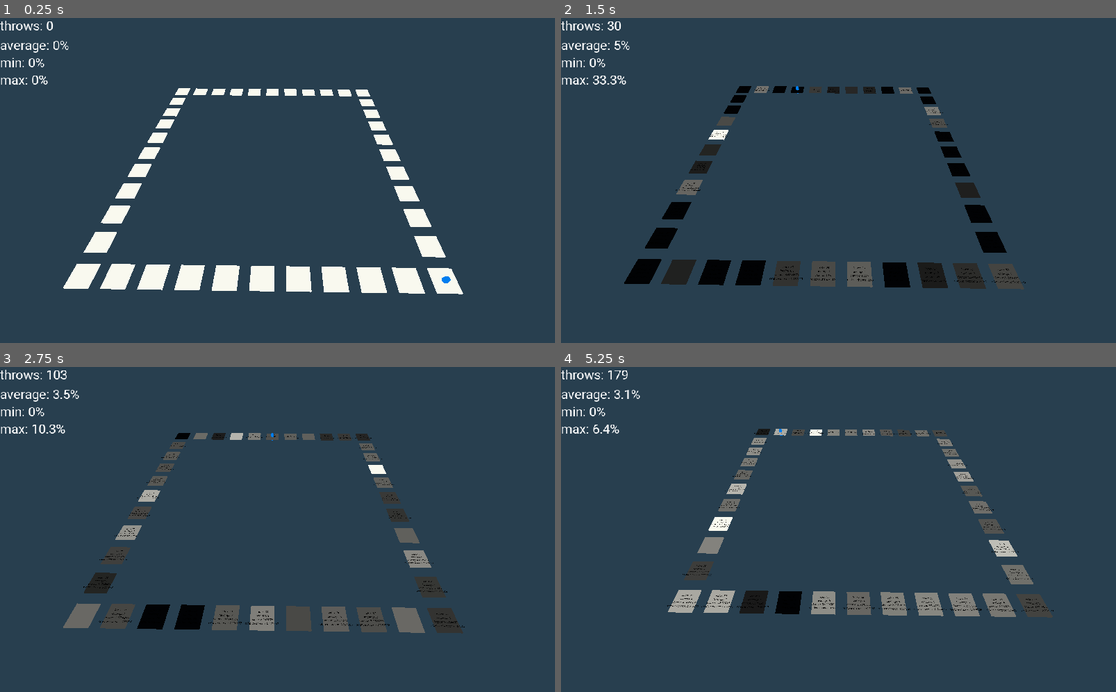
Above: before the commit, frames 1-4 (two rows, left to right).
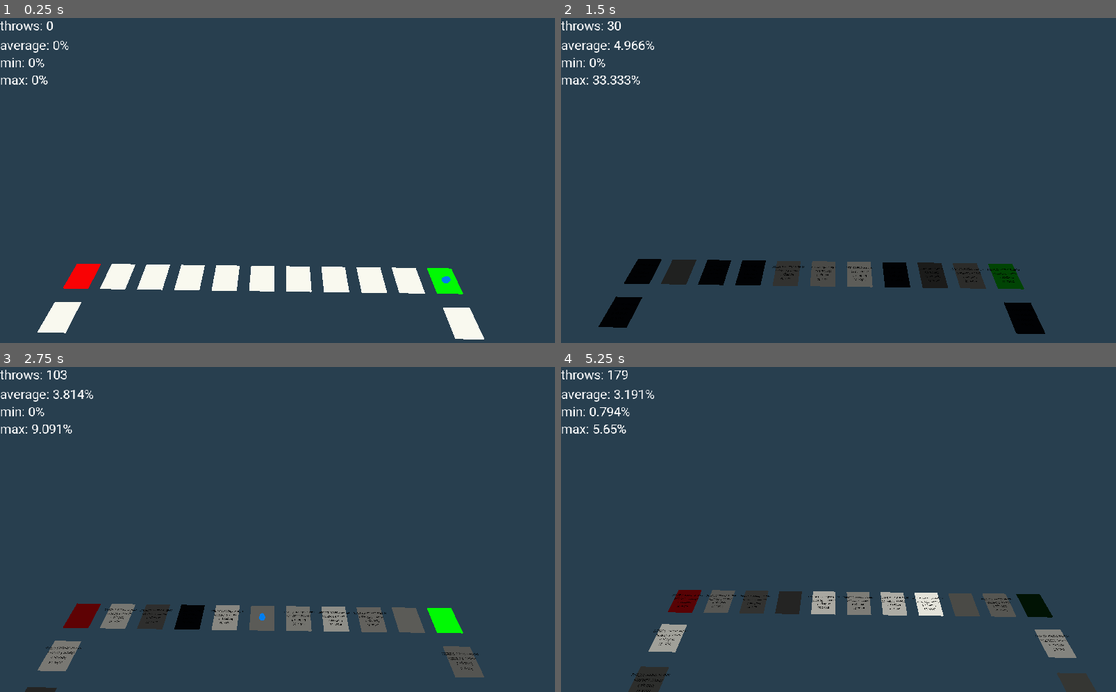
Above: after the commit, the same moments.

Repository: grazianobolla/monopoly-statistics-sim
Game: Godot game, scene res://Scenes/Scene.tscn
Two runs of this game, one before a commit and one after it. Both use one fixed random seed, a clock stepped at 60 frames per second and the inputs below.
Inputs (mouse positions are in pixels of both pictures, inside the frame that each line leads up to):
- Up to frame 1 (0.25 s): no input
- Up to frame 2 (1.5 s): tap Enter (ui_accept) at 0.5, 0.77, 1.25 s; move the mouse to (960, 164) at 0.52 s; hold Right (ui_right) 0.53-1.25 s; tap Q at 0.6 s; click (960, 164) at 0.67 s; drag from (727, 196) to (810, 245) at 1.27 s
- Up to frame 3 (2.75 s): move the mouse to (333, 458) at 2.02 s; hold Right (ui_right) from 2.03 s (still down); tap Q at 2.1 s
- Up to frame 4 (5.25 s): release Right (ui_right) at 2.75 s; drag from (810, 594) to (672, 480) at 2.77 s; move the mouse to (1005, 578) at 3.52 s; hold A 3.53-4.25 s; tap Q at 3.6, 5.1 s; tap Enter (ui_accept) at 3.77, 5 s; drag from (672, 480) to (755, 448) at 4.27 s; move the mouse to (866, 529) at 5.02 s; hold S from 5.03 s (still down); click (866, 529) at 5.17 s

The runs differ from the first frame. In frame 1, 4.4% of the frame differs, in the area x 6-88%, y 21-99%; in frame 2, 4.4%; in frame 3, 6.4%; in frame 4, 7.1%, in the area x 5-97%, y 7-100%.

Commit message:
minor improvement

Diff:
--- a/Scenes/Cell.tscn
+++ b/Scenes/Cell.tscn
@@ -35,5 +35,5 @@
 align = 1
 
 [node name="Sprite3D" type="Sprite3D" parent="."]
-transform = Transform( 1, 0, 0, 0, -4.37114e-08, 1, 0, -1, -4.37114e-08, 0, 0.0548691, 0 )
+transform = Transform( -1, 8.74228e-08, 3.82137e-15, 0, -4.37114e-08, 1, 8.74228e-08, 1, 4.37114e-08, 0, 0.0548691, 0 )
 texture = SubResource( 2 )
--- a/Scripts/Cell.gd
+++ b/Scripts/Cell.gd
@@ -24,4 +24,11 @@
 	"\nchance: " + str(chance) + "%" + \
 	"\nrelative chance: " + str(relative_chance)
 
-	material.albedo_color = Color (relative_chance, relative_chance, relative_chance)
+	if index == 39:
+		material.albedo_color = Color (0, relative_chance, 0)
+	elif index == 9:
+		material.albedo_color = Color (relative_chance, relative_chance, 0)
+	elif index == 29:
+		material.albedo_color = Color (relative_chance, 0, 0)
+	else:
+		material.albedo_color = Color (relative_chance, relative_chance, relative_chance)
--- a/Scripts/CellSpawner.gd
+++ b/Scripts/CellSpawner.gd
@@ -19,8 +19,8 @@
 	for i in range(cells_total):
 		if i % (cells_total / 4) == 0:
 			var inverted_x = direction.x * -1
-			direction.x = direction.y
-			direction.y = inverted_x
+			direction.x = -direction.y
+			direction.y = -inverted_x
 
 		var temp_cell = cell_scene.instance()
 		cell_array.append(temp_cell)
--- a/Scripts/Logic.gd
+++ b/Scripts/Logic.gd
@@ -24,10 +24,16 @@
 
 func do():
 	var dice_number = throw_dice()
-	var landed_cell = player.move(dice_number)
+	var cell = player.move(dice_number)
+	player.translation = CellSpawner.cell_array[cell.index].translation
+	cell.process_landing()
 
-	landed_cell.process_landing()
+	if cell.index == 29:
+		player.current_index = 9
+		player.translation = CellSpawner.cell_array[9].translation
+		CellSpawner.cell_array[9].process_landing()
 
 func throw_dice():
 	dice_throws += 1
 	return random.randi_range(2, 12)
+	#return 1
--- a/Scripts/Player.gd
+++ b/Scripts/Player.gd
@@ -10,6 +10,4 @@
 	else:
 		current_index = amount - (cell_array_size - current_index)
 
-	translation = CellSpawner.cell_array[current_index].translation
-
-	return CellSpawner.cell_array[current_index]
+	return  CellSpawner.cell_array[current_index]
--- a/Scripts/Statistics.gd
+++ b/Scripts/Statistics.gd
@@ -25,6 +25,6 @@
 
 func update_labels(avg, throws, min_chance, max_chance):
 	throws_label.text = "throws: " + str(throws)
-	chance_label.text = "average: " + str(stepify(avg, 0.1)) + "%" + \
-	"\nmin: " + str(stepify(min_chance, 0.1))+ "%" + \
-	"\nmax: " + str(stepify(max_chance, 0.1)) + "%"
+	chance_label.text = "average: " + str(stepify(avg, 0.001)) + "%" + \
+	"\nmin: " + str(stepify(min_chance, 0.001))+ "%" + \
+	"\nmax: " + str(stepify(max_chance, 0.001)) + "%"
